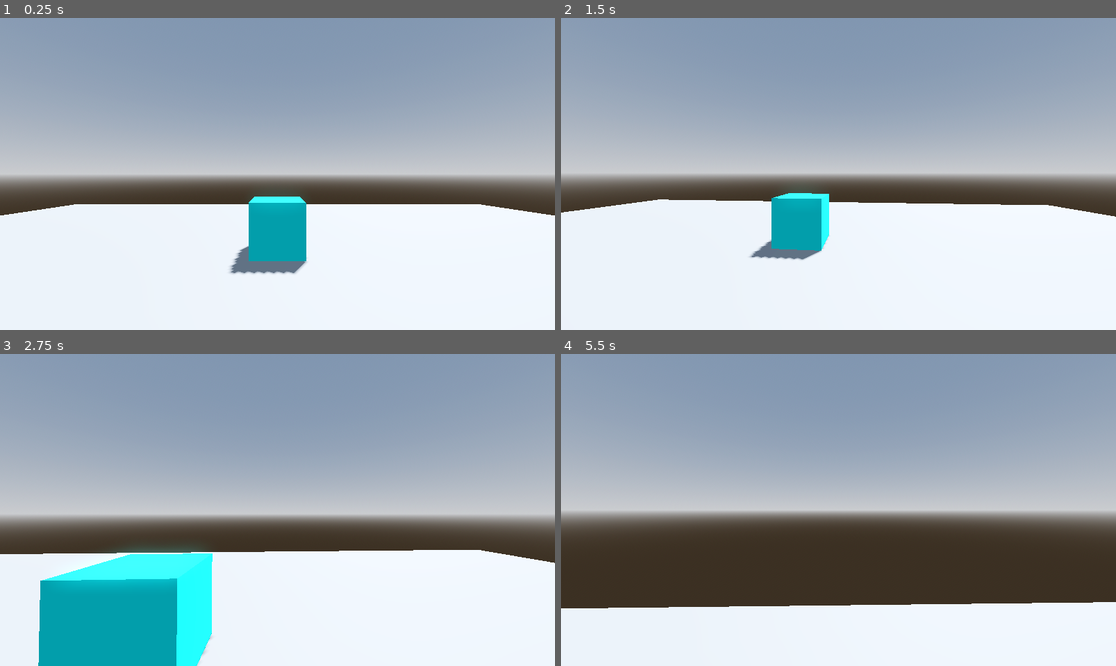
Above: before the commit, frames 1-4 (two rows, left to right).
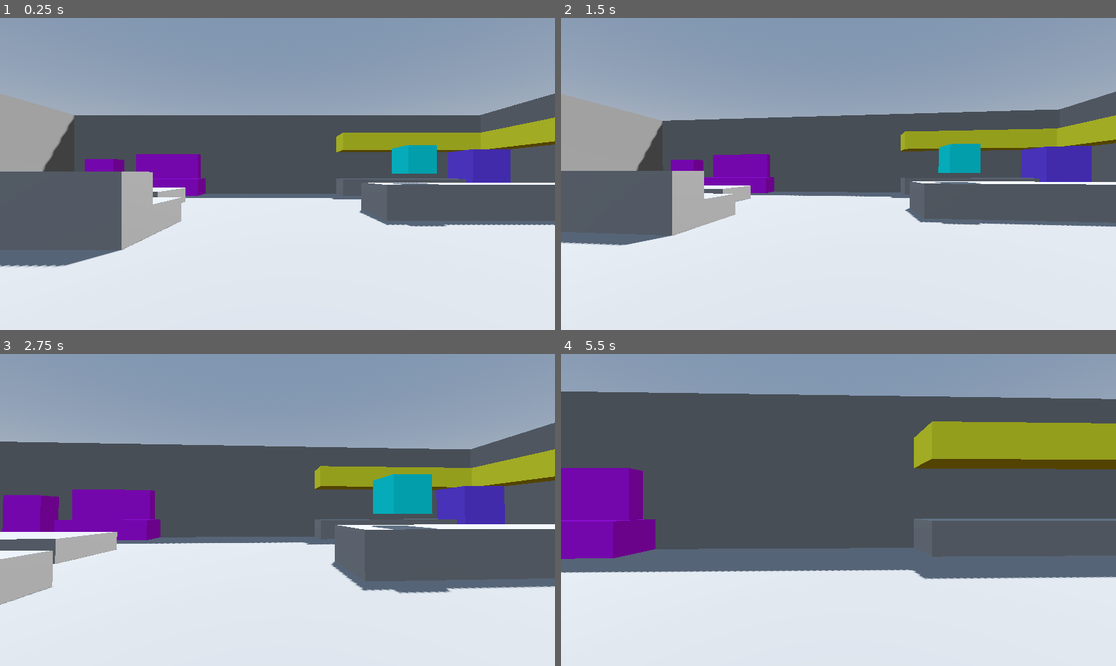
Above: after the commit, the same moments.

Repository: viamill/spooky-jam-2025
Game: Godot game, scene res://src/game.tscn
The game is run twice, just before and just after one commit, with the same random seed, the same clock (stepped at 60 frames per second) and the same inputs.
Inputs (mouse positions are in pixels of both pictures, inside the frame that each line leads up to):
- Up to frame 1 (0.25 s): no input
- Up to frame 2 (1.5 s): tap Enter at 0.5 s; move the mouse to (960, 158) at 0.52 s; press the mouse at (960, 158) at 0.53 s; hold D (move_right) 0.53-1.28 s; move the mouse to (810, 174) at 1.27 s; release the mouse at (810, 174) at 1.28 s; hold W (move_forward) from 1.28 s (still down); click (810, 174) at 1.35 s
- Up to frame 3 (2.75 s): keep holding W (move_forward); move the mouse to (288, 503) at 2.02 s; press the mouse at (288, 503) at 2.03 s
- Up to frame 4 (5.5 s): keep holding W (move_forward); move the mouse to (832, 516) at 2.77 s; release the mouse at (832, 516) at 2.78 s; click (832, 516) at 2.85 s; move the mouse to (877, 513) at 3.52 s; press the mouse at (877, 513) at 3.53 s; move the mouse to (794, 506) at 4.27 s; release the mouse at (794, 506) at 4.28 s; click (794, 506) at 4.35 s; move the mouse to (844, 510) at 5.02 s; press the mouse at (844, 510) at 5.03 s

The runs differ from the first frame. In frame 1, 38% of the frame differs, in the area x 0-100%, y 24-82%; in frame 2, 36%; in frame 3, 51%; in frame 4, 67%, in the area x 0-100%, y 12-82%.

Commit message:
House boxing

Diff:
--- /dev/null
+++ b/src/HousePtototype.tscn
@@ -0,0 +1,13 @@
+[gd_scene load_steps=4 format=3 uid="uid://bfknx6tmcjolt"]
+
+[ext_resource type="Script" uid="uid://c3sw6fi03be47" path="res://src/game.gd" id="1_xqm7n"]
+[ext_resource type="PackedScene" uid="uid://5bfkb62tk8ys" path="res://temp/test_range.tscn" id="2_gbup4"]
+[ext_resource type="PackedScene" uid="uid://cpdl6ffkel75e" path="res://src/player/player.tscn" id="3_23kfu"]
+
+[node name="Game" type="Node"]
+script = ExtResource("1_xqm7n")
+
+[node name="TestRange" parent="." instance=ExtResource("2_gbup4")]
+
+[node name="Player" parent="." instance=ExtResource("3_23kfu")]
+transform = Transform3D(1, 0, 0, 0, 1, 0, 0, 0, 1, -1.67314, 0.5, 0)
--- a/src/game.gd
+++ b/src/game.gd
@@ -1,7 +1,7 @@
 extends Node
 
 
-@onready var player: Player = $TestRange/Player
+@onready var player: Player = $House_Level/Player
 
 
 func _ready() -> void:
--- a/src/game.tscn
+++ b/src/game.tscn
@@ -1,13 +1,14 @@
 [gd_scene load_steps=4 format=3 uid="uid://ctgqoehp6yfro"]
 
-[ext_resource type="PackedScene" uid="uid://5bfkb62tk8ys" path="res://temp/test_range.tscn" id="1_7uq6d"]
-[ext_resource type="Script" uid="uid://c3sw6fi03be47" path="res://src/game.gd" id="1_xq6wo"]
-[ext_resource type="PackedScene" uid="uid://cpdl6ffkel75e" path="res://src/player/player.tscn" id="2_3msxb"]
+[ext_resource type="Script" uid="uid://c3sw6fi03be47" path="res://src/game.gd" id="1_lqjwq"]
+[ext_resource type="PackedScene" uid="uid://dm8dfgpnif46k" path="res://temp/House_Level.tscn" id="2_lqjwq"]
+[ext_resource type="PackedScene" uid="uid://cpdl6ffkel75e" path="res://src/player/player.tscn" id="3_km1yn"]
 
 [node name="Game" type="Node"]
-script = ExtResource("1_xq6wo")
+script = ExtResource("1_lqjwq")
 
-[node name="TestRange" parent="." instance=ExtResource("1_7uq6d")]
+[node name="House_Level" parent="." instance=ExtResource("2_lqjwq")]
 
-[node name="Player" parent="TestRange" instance=ExtResource("2_3msxb")]
+[node name="Player" parent="House_Level" instance=ExtResource("3_km1yn")]
 transform = Transform3D(1, 0, 0, 0, 1, 0, 0, 0, 1, 0, 0.5, 0)
+walk_speed = 2.0
--- /dev/null
+++ b/temp/House_Level.tscn
@@ -0,0 +1,287 @@
+[gd_scene load_steps=15 format=3 uid="uid://dm8dfgpnif46k"]
+
+[ext_resource type="PackedScene" uid="uid://cm37go1q8bkqv" path="res://temp/interactable_box.tscn" id="1_tv6ml"]
+
+[sub_resource type="ProceduralSkyMaterial" id="ProceduralSkyMaterial_q2pfp"]
+sky_horizon_color = Color(0.662243, 0.671743, 0.686743, 1)
+ground_horizon_color = Color(0.662243, 0.671743, 0.686743, 1)
+
+[sub_resource type="Sky" id="Sky_ljpve"]
+sky_material = SubResource("ProceduralSkyMaterial_q2pfp")
+
+[sub_resource type="Environment" id="Environment_72al6"]
+background_mode = 2
+sky = SubResource("Sky_ljpve")
+tonemap_mode = 2
+glow_enabled = true
+
+[sub_resource type="StandardMaterial3D" id="StandardMaterial3D_rwo1n"]
+albedo_color = Color(0.52, 0.52, 0.52, 1)
+
+[sub_resource type="StandardMaterial3D" id="StandardMaterial3D_t83go"]
+albedo_color = Color(1, 1, 0.203922, 1)
+
+[sub_resource type="StandardMaterial3D" id="StandardMaterial3D_y84fu"]
+albedo_color = Color(0.482353, 0.321569, 1, 1)
+
+[sub_resource type="StandardMaterial3D" id="StandardMaterial3D_6l80s"]
+albedo_color = Color(0.0784314, 0.588235, 0.403922, 1)
+
+[sub_resource type="StandardMaterial3D" id="StandardMaterial3D_a4q3j"]
+albedo_color = Color(0.27451, 0.65098, 0.0627451, 1)
+
+[sub_resource type="StandardMaterial3D" id="StandardMaterial3D_mnrqq"]
+albedo_color = Color(0.34902, 1, 1, 1)
+
+[sub_resource type="StandardMaterial3D" id="StandardMaterial3D_05s7o"]
+albedo_color = Color(0.794167, 0.05, 1, 1)
+
+[sub_resource type="StandardMaterial3D" id="StandardMaterial3D_jgtvh"]
+albedo_color = Color(1, 0.63, 0.26, 1)
+
+[sub_resource type="StandardMaterial3D" id="StandardMaterial3D_tv6ml"]
+albedo_color = Color(0.44, 0.325307, 0.0352, 1)
+
+[sub_resource type="StandardMaterial3D" id="StandardMaterial3D_jyfdc"]
+albedo_color = Color(0.44, 0.325307, 0.0352, 1)
+
+[node name="House_Level" type="Node3D"]
+
+[node name="Environment+Lighting" type="Node" parent="."]
+
+[node name="WorldEnvironment" type="WorldEnvironment" parent="Environment+Lighting"]
+environment = SubResource("Environment_72al6")
+
+[node name="DirectionalLight3D" type="DirectionalLight3D" parent="Environment+Lighting"]
+transform = Transform3D(-0.866025, -0.433013, 0.25, 0, 0.5, 0.866025, -0.5, 0.75, -0.433013, 0, 0, 0)
+shadow_enabled = true
+
+[node name="HouseDesign" type="Node" parent="."]
+
+[node name="HouseStructure" type="CSGCombiner3D" parent="HouseDesign"]
+use_collision = true
+
+[node name="Floor" type="CSGBox3D" parent="HouseDesign/HouseStructure"]
+transform = Transform3D(1, 0, 0, 0, 1, 0, 0, 0, 1, -8, 0, 0)
+size = Vector3(49, 1, 33)
+material = SubResource("StandardMaterial3D_rwo1n")
+
+[node name="Wall1" type="CSGBox3D" parent="HouseDesign/HouseStructure"]
+transform = Transform3D(1, 0, 0, 0, 1, 0, 0, 0, 1, -8, 3.5, 16)
+size = Vector3(49, 6, 1)
+material = SubResource("StandardMaterial3D_rwo1n")
+
+[node name="Wall2" type="CSGBox3D" parent="HouseDesign/HouseStructure"]
+transform = Transform3D(1, 0, 0, 0, 1, 0, 0, 0, 1, 0, 3.5, -16)
+size = Vector3(33, 6, 1)
+material = SubResource("StandardMaterial3D_rwo1n")
+
+[node name="Wall3" type="CSGBox3D" parent="HouseDesign/HouseStructure"]
+transform = Transform3D(-4.37114e-08, 0, 1, 0, 1, 0, -1, 0, -4.37114e-08, 16, 3.5, -4.76837e-07)
+size = Vector3(33, 6, 1)
+material = SubResource("StandardMaterial3D_rwo1n")
+
+[node name="Wall4" type="CSGBox3D" parent="HouseDesign/HouseStructure"]
+transform = Transform3D(-4.37114e-08, 0, 1, 0, 1, 0, -1, 0, -4.37114e-08, -16, 3.5, -7.5)
+size = Vector3(18, 6, 1)
+material = SubResource("StandardMaterial3D_rwo1n")
+
+[node name="Wall5" type="CSGBox3D" parent="HouseDesign/HouseStructure"]
+transform = Transform3D(-4.37114e-08, 0, 1, 0, 1, 0, -1, 0, -4.37114e-08, -16, 3.5, 11)
+size = Vector3(11, 6, 1)
+material = SubResource("StandardMaterial3D_rwo1n")
+
+[node name="Wall6" type="CSGBox3D" parent="HouseDesign/HouseStructure"]
+transform = Transform3D(-4.37114e-08, 0, 1, 0, 1, 0, -1, 0, -4.37114e-08, -32.5, 3.5, -4.76837e-07)
+size = Vector3(33, 6, 1)
+material = SubResource("StandardMaterial3D_rwo1n")
+
+[node name="Wall7" type="CSGBox3D" parent="HouseDesign/HouseStructure"]
+transform = Transform3D(1, 0, 0, 0, 1, 0, 0, 0, 1, -24.25, 3.5, -0.5)
+size = Vector3(17.5, 6, 1)
+material = SubResource("StandardMaterial3D_rwo1n")
+
+[node name="Kitchen" type="CSGCombiner3D" parent="HouseDesign"]
+transform = Transform3D(1, 0, 0, 0, 0.8, 0, 0, 0, 1, 0, 0.05, 0)
+use_collision = true
+
+[node name="Counter" type="CSGBox3D" parent="HouseDesign/Kitchen"]
+transform = Transform3D(1, 0, 0, 0, 1, 0, 0, 0, 1, 9.5, 1.25, -7.5)
+size = Vector3(12, 1.5, 2)
+
+[node name="Counter2" type="CSGBox3D" parent="HouseDesign/Kitchen"]
+transform = Transform3D(1, 0, 0, 0, 1, 0, 0, 0, 1, 8.75, 1.25, -14.75)
+size = Vector3(8.5, 1.5, 1.5)
+
+[node name="Cabinets" type="CSGCombiner3D" parent="HouseDesign/Kitchen"]
+transform = Transform3D(1, 0, 0, 0, 1, 0, 0, 0, 1, 14.25, 2.5, -14.5)
+
+[node name="CSGBox3D2" type="CSGBox3D" parent="HouseDesign/Kitchen/Cabinets"]
+transform = Transform3D(1, 0, 0, 0, 1, 0, 0, 0, 1, -4.25, 2.75, -0.25)
+size = Vector3(11, 1.5, 1.5)
+material = SubResource("StandardMaterial3D_t83go")
+
+[node name="CSGBox3D3" type="CSGBox3D" parent="HouseDesign/Kitchen/Cabinets"]
+transform = Transform3D(1, 0, 0, 0, 1, 0, 0, 0, 1, 0.5, 2.75, 3.25)
+size = Vector3(1.5, 1.5, 8.5)
+material = SubResource("StandardMaterial3D_t83go")
+
+[node name="Fridge" type="CSGBox3D" parent="HouseDesign/Kitchen"]
+transform = Transform3D(1, 0, 0, 0, 1, 0, 0, 0, 1, 14.25, 2.5, -14.5)
+size = Vector3(2.5, 4, 2)
+material = SubResource("StandardMaterial3D_y84fu")
+
+[node name="Dining" type="CSGCombiner3D" parent="HouseDesign"]
+transform = Transform3D(1, 0, 0, 0, 0.8, 0, 0, 0, 1, 0, 0.05, 0)
+use_collision = true
+
+[node name="Table" type="CSGCombiner3D" parent="HouseDesign/Dining"]
+
+[node name="Table" type="CSGBox3D" parent="HouseDesign/Dining/Table"]
+transform = Transform3D(1, 0, 0, 0, 1, 0, 0, 0, 1, 8.5, 1.25, 4.25)
+size = Vector3(5, 1.5, 7.5)
+material = SubResource("StandardMaterial3D_6l80s")
+
+[node name="Chair1" type="CSGCylinder3D" parent="HouseDesign/Dining/Table"]
+transform = Transform3D(1, 0, 0, 0, 1, 0, 0, 0, 1, 7.5, 1.5, -0.5)
+material = SubResource("StandardMaterial3D_a4q3j")
+
+[node name="Chair2" type="CSGCylinder3D" parent="HouseDesign/Dining/Table"]
+transform = Transform3D(1, 0, 0, 0, 1, 0, 0, 0, 1, 9.5, 1.5, -0.5)
+material = SubResource("StandardMaterial3D_a4q3j")
+
+[node name="Chair3" type="CSGCylinder3D" parent="HouseDesign/Dining/Table"]
+transform = Transform3D(1, 0, 0, 0, 1, 0, 0, 0, 1, 7.5, 1.5, 9)
+material = SubResource("StandardMaterial3D_a4q3j")
+
+[node name="Chair4" type="CSGCylinder3D" parent="HouseDesign/Dining/Table"]
+transform = Transform3D(1, 0, 0, 0, 1, 0, 0, 0, 1, 9.5, 1.5, 9)
+material = SubResource("StandardMaterial3D_a4q3j")
+
+[node name="Chair5" type="CSGCylinder3D" parent="HouseDesign/Dining/Table"]
+transform = Transform3D(1, 0, 0, 0, 1, 0, 0, 0, 1, 12, 1.5, 4)
+material = SubResource("StandardMaterial3D_a4q3j")
+
+[node name="Chair6" type="CSGCylinder3D" parent="HouseDesign/Dining/Table"]
+transform = Transform3D(1, 0, 0, 0, 1, 0, 0, 0, 1, 12, 1.5, 6)
+material = SubResource("StandardMaterial3D_a4q3j")
+
+[node name="Chair7" type="CSGCylinder3D" parent="HouseDesign/Dining/Table"]
+transform = Transform3D(1, 0, 0, 0, 1, 0, 0, 0, 1, 12, 1.5, 2)
+material = SubResource("StandardMaterial3D_a4q3j")
+
+[node name="Chair8" type="CSGCylinder3D" parent="HouseDesign/Dining/Table"]
+transform = Transform3D(1, 0, 0, 0, 1, 0, 0, 0, 1, 5, 1.5, 4)
+material = SubResource("StandardMaterial3D_a4q3j")
+
+[node name="Chair9" type="CSGCylinder3D" parent="HouseDesign/Dining/Table"]
+transform = Transform3D(1, 0, 0, 0, 1, 0, 0, 0, 1, 5, 1.5, 6)
+material = SubResource("StandardMaterial3D_a4q3j")
+
+[node name="Chair10" type="CSGCylinder3D" parent="HouseDesign/Dining/Table"]
+transform = Transform3D(1, 0, 0, 0, 1, 0, 0, 0, 1, 5, 1.5, 2)
+material = SubResource("StandardMaterial3D_a4q3j")
+
+[node name="Painting1" type="CSGBox3D" parent="HouseDesign/Dining"]
+transform = Transform3D(1, 0, 0, 0, 1, 0, 0, 0, 1, 15.25, 4.25, -0.5)
+size = Vector3(0.5, 1.5, 3)
+material = SubResource("StandardMaterial3D_mnrqq")
+
+[node name="Painting2" type="CSGBox3D" parent="HouseDesign/Dining"]
+transform = Transform3D(1, 0, 0, 0, 1, 0, 0, 0, 1, 15.25, 4.25, 9)
+size = Vector3(0.5, 1.5, 3)
+material = SubResource("StandardMaterial3D_mnrqq")
+
+[node name="Display" type="CSGBox3D" parent="HouseDesign/Dining"]
+transform = Transform3D(1, 0, 0, 0, 1, 0, 0, 0, 1, 9.75, 3.25, 15)
+size = Vector3(3.5, 5.5, 1)
+
+[node name="Living" type="CSGCombiner3D" parent="HouseDesign"]
+transform = Transform3D(1, 0, 0, 0, 0.8, 0, 0, 0, 1, -8.5, 0.05, -9)
+use_collision = true
+
+[node name="Couch" type="CSGCombiner3D" parent="HouseDesign/Living"]
+
+[node name="CSGBox3D" type="CSGBox3D" parent="HouseDesign/Living/Couch"]
+transform = Transform3D(1.1, 0, 0, 0, 1, 0, 0, 0, 1, 0.75, 1.5, 4.5)
+size = Vector3(8.5, 2, 1)
+
+[node name="CSGBox3D2" type="CSGBox3D" parent="HouseDesign/Living/Couch"]
+transform = Transform3D(1.1, 0, 0, 0, 1, 0, 0, 0, 1, 0.75, 1, 3.25)
+size = Vector3(8.5, 1, 1.5)
+
+[node name="CoffeeTable" type="CSGBox3D" parent="HouseDesign/Living"]
+transform = Transform3D(1, 0, 0, 0, 1, 0, 0, 0, 1, 0.5, 1, -0.75)
+size = Vector3(6, 1, 2.5)
+
+[node name="TVStand" type="CSGBox3D" parent="HouseDesign/Living"]
+transform = Transform3D(1, 0, 0, 0, 1, 0, 0, 0, 1, 0.5, 1.25, -5.75)
+size = Vector3(5, 1.5, 1.5)
+material = SubResource("StandardMaterial3D_05s7o")
+
+[node name="TV" type="CSGBox3D" parent="HouseDesign/Living/TVStand"]
+transform = Transform3D(1, 0, 0, 0, 1, 0, 0, 0, 1, 0, 1.75, -0.25)
+size = Vector3(4.5, 2.5, 0.5)
+material = SubResource("StandardMaterial3D_05s7o")
+
+[node name="MovieCabinet" type="CSGBox3D" parent="HouseDesign/Living/TVStand"]
+transform = Transform3D(1, 0, 0, 0, 1, 0, 0, 0, 1, -4.5, 0.75, 0)
+size = Vector3(2, 3.5, 1)
+material = SubResource("StandardMaterial3D_05s7o")
+
+[node name="Sleeping" type="CSGCombiner3D" parent="HouseDesign"]
+transform = Transform3D(1, 0, 0, 0, 0.8, 0, 0, 0, 1, -9, 0.85, 9.5)
+use_collision = true
+
+[node name="Bed" type="CSGBox3D" parent="HouseDesign/Sleeping"]
+transform = Transform3D(1, 0, 0, 0, 1, 0, 0, 0, 1, -0.5, 0.25, 1.75)
+size = Vector3(6, 1.5, 8.5)
+material = SubResource("StandardMaterial3D_jgtvh")
+
+[node name="CSGBox3D" type="CSGBox3D" parent="HouseDesign/Sleeping/Bed"]
+transform = Transform3D(1, 0, 0, 0, 1, 0, 0, 0, 1, 0, 0.75, 3.25)
+size = Vector3(4, 0.5, 1.5)
+material = SubResource("StandardMaterial3D_jgtvh")
+
+[node name="Nightstand" type="CSGBox3D" parent="HouseDesign/Sleeping"]
+transform = Transform3D(1, 0, 0, 0, 1, 0, 0, 0, 1, -4.75, 0.25, 5)
+size = Vector3(1.5, 1.5, 2)
+
+[node name="Dresser" type="CSGBox3D" parent="HouseDesign/Sleeping"]
+transform = Transform3D(1, 0, 0, 0, 1, 0, 0, 0, 1, 5.25, 1.25, 5.5)
+size = Vector3(3.5, 3.5, 1)
+
+[node name="Bathing" type="CSGCombiner3D" parent="HouseDesign"]
+transform = Transform3D(1, 0, 0, 0, 1, 0, 0, 0, 1, -23.5, 1, 6)
+
+[node name="Toilet" type="CSGBox3D" parent="HouseDesign/Bathing"]
+transform = Transform3D(1, 0, 0, 0, 1, 0, 0, 0, 1, 4.75, 0.75, 8)
+size = Vector3(1.5, 2.5, 1)
+material = SubResource("StandardMaterial3D_tv6ml")
+
+[node name="CSGBox3D" type="CSGBox3D" parent="HouseDesign/Bathing/Toilet"]
+transform = Transform3D(1, 0, 0, 0, 1, 0, 0, 0, 1, 0, -1, -1)
+material = SubResource("StandardMaterial3D_jyfdc")
+
+[node name="Sink" type="CSGBox3D" parent="HouseDesign/Bathing"]
+transform = Transform3D(1, 0, 0, 0, 1, 0, 0, 0, 1, 1, 0.25, 8.5)
+size = Vector3(2, 1.5, 2)
+material = SubResource("StandardMaterial3D_tv6ml")
+
+[node name="Mirror" type="CSGBox3D" parent="HouseDesign/Bathing/Sink"]
+transform = Transform3D(1, 0, 0, 0, 1, 0, 0, 0, 1, 0, 2, 0.929749)
+size = Vector3(2, 2, 0.140503)
+material = SubResource("StandardMaterial3D_jyfdc")
+
+[node name="Bath" type="CSGBox3D" parent="HouseDesign/Bathing"]
+transform = Transform3D(1, 0, 0, 0, 1, 0, 0, 0, 1, -5.5, 0.5, 4.75)
+size = Vector3(4, 2, 7.5)
+material = SubResource("StandardMaterial3D_tv6ml")
+
+[node name="Cabinet" type="CSGBox3D" parent="HouseDesign/Bathing"]
+transform = Transform3D(1, 0, 0, 0, 1, 0, 0, 0, 1, -7.5, 1.75, -2.5)
+size = Vector3(1, 4.5, 3)
+material = SubResource("StandardMaterial3D_tv6ml")
+
+[node name="InteractableBox" parent="." instance=ExtResource("1_tv6ml")]
+transform = Transform3D(1, 0, 0, 0, 1, 0, 0, 0, 1, 5, 2.5, -7.5)
--- a/temp/test_range.tscn
+++ b/temp/test_range.tscn
@@ -24,9 +24,28 @@
 transform = Transform3D(-0.866025, -0.433013, 0.25, 0, 0.5, 0.866025, -0.5, 0.75, -0.433013, 0, 0, 0)
 shadow_enabled = true
 
-[node name="CSGBox3D" type="CSGBox3D" parent="."]
-use_collision = true
-size = Vector3(20, 1, 20)
-
 [node name="InteractableBox" parent="." instance=ExtResource("1_3vor8")]
 transform = Transform3D(1, 0, 0, 0, 1, 0, 0, 0, 1, 0, 1, -4)
+
+[node name="CSGCombiner3D" type="CSGCombiner3D" parent="."]
+use_collision = true
+
+[node name="Floor" type="CSGBox3D" parent="CSGCombiner3D"]
+transform = Transform3D(1, 0, 0, 0, 1, 0, 0, 0, 1, -0.5, 0, -0.25293)
+size = Vector3(22, 1, 21)
+
+[node name="Wall1" type="CSGBox3D" parent="CSGCombiner3D"]
+transform = Transform3D(1, 0, 0, 0, 1, 0, 0, 0, 1, -0.5, 3.5, 10)
+size = Vector3(22, 6, 1)
+
+[node name="Wall2" type="CSGBox3D" parent="CSGCombiner3D"]
+transform = Transform3D(1, 0, 0, 0, 1, 0, 0, 0, 1, -0.5, 3.5, -11)
+size = Vector3(22, 6, 1)
+
+[node name="Wall3" type="CSGBox3D" parent="CSGCombiner3D"]
+transform = Transform3D(-4.37114e-08, 0, 1, 0, 1, 0, -1, 0, -4.37114e-08, 10, 3.5, -0.5)
+size = Vector3(22, 6, 1)
+
+[node name="Wall4" type="CSGBox3D" parent="CSGCombiner3D"]
+transform = Transform3D(-4.37114e-08, 0, 1, 0, 1, 0, -1, 0, -4.37114e-08, -11, 3.5, -0.5)
+size = Vector3(22, 6, 1)
